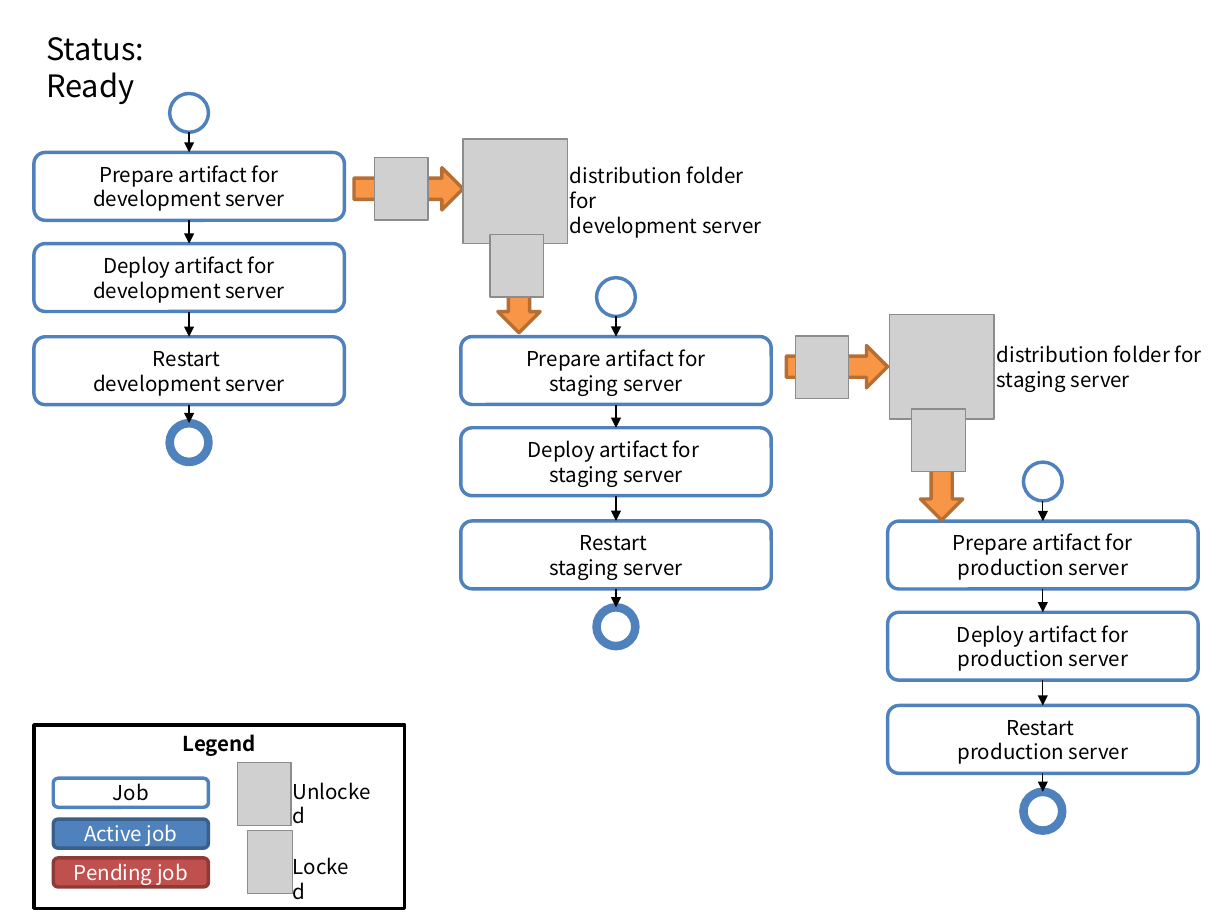
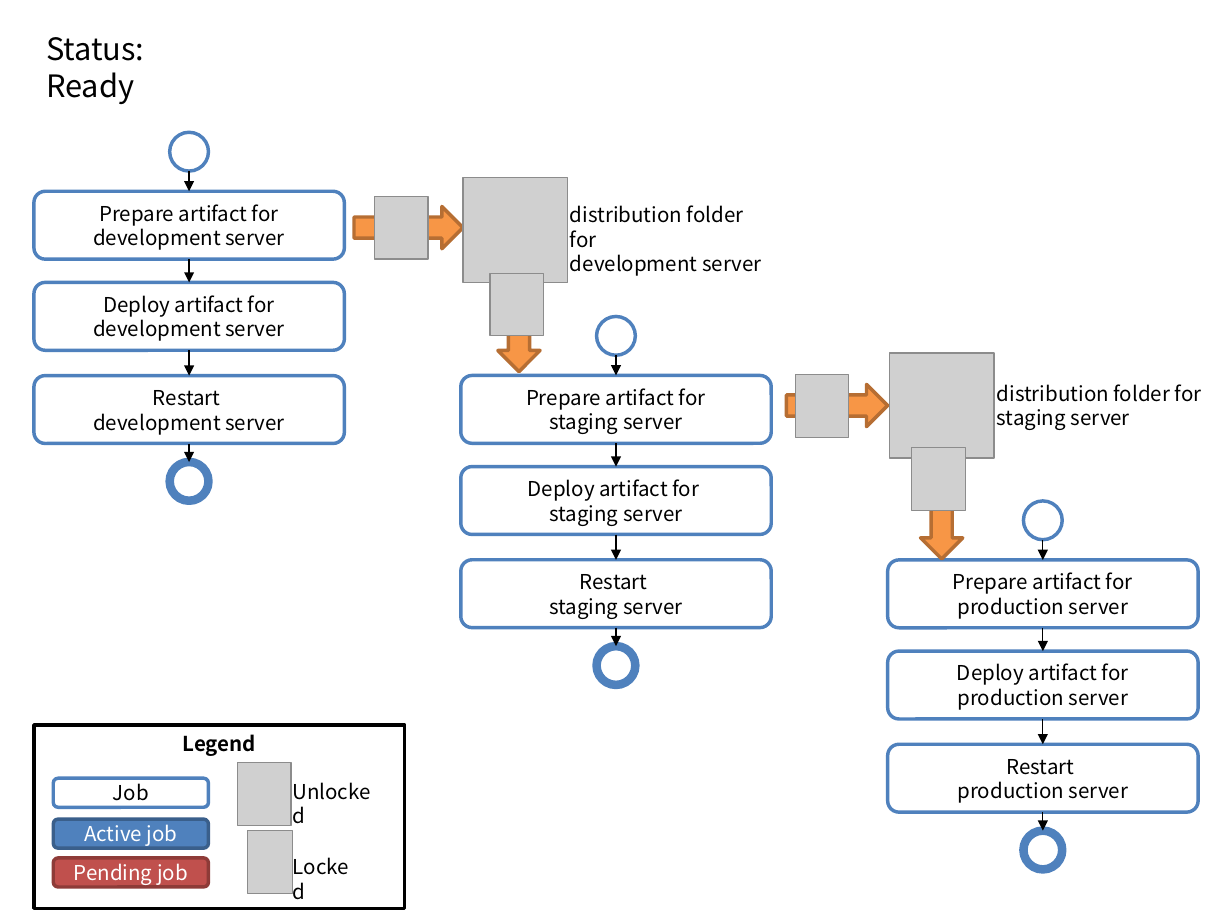
Before and after one commit to kwbaek/codelabor, a slide deck: slide 1 of documentation/draft/ci-environment/locks-and-latches.pptx. Drawn at 1232x924 pixels with LibreOffice and Linux fonts; fonts in the diff are those of the drawing; grey boxes stand for pictures. Boxes give left, top, right and bottom in pixels: in the first picture for what was removed or moved away, otherwise in the second. Text is boxed around its words. In the diff, an @@ line names an element or a change of style, - is before the commit and + after.

```diff
--- a/documentation/draft/ci-environment/locks-and-latches.pptx
+++ b/documentation/draft/ci-environment/locks-and-latches.pptx
@@ 12 arrows, 9 rounded rectangles, 6 pictures, 6 ellipses, 4 right arrows, 2 texts: place and size @@
-12 arrows, 9 rounded rectangles, 6 pictures, 6 ellipses, 4 right arrows, 2 texts at (34, 94, 1202, 830)
+12 arrows, 9 rounded rectangles, 6 pictures, 6 ellipses, 4 right arrows, 2 texts at (34, 132, 1202, 869)
```
Also in this commit, not shown: 5 other slides changed, 2 other files.
